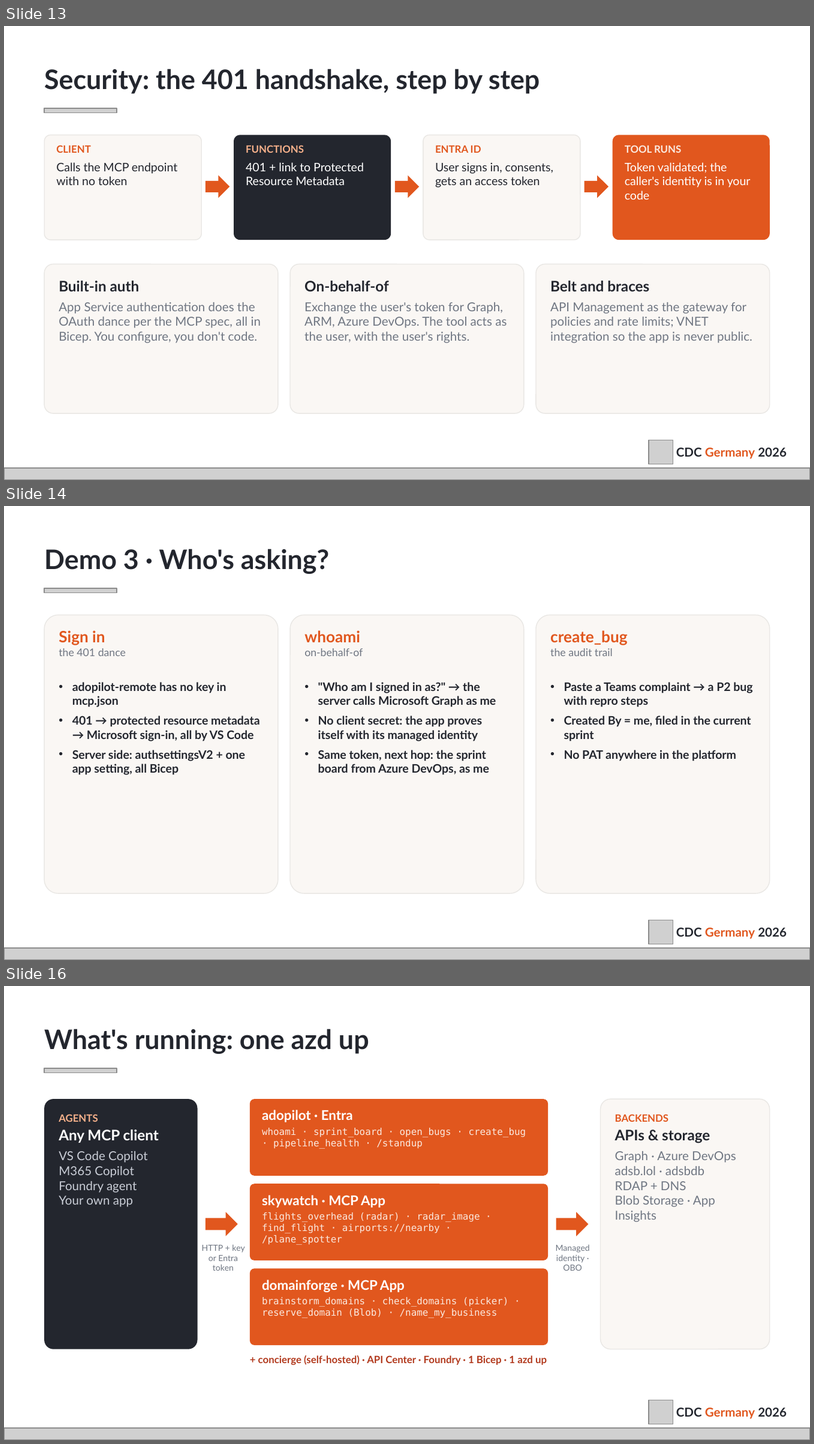
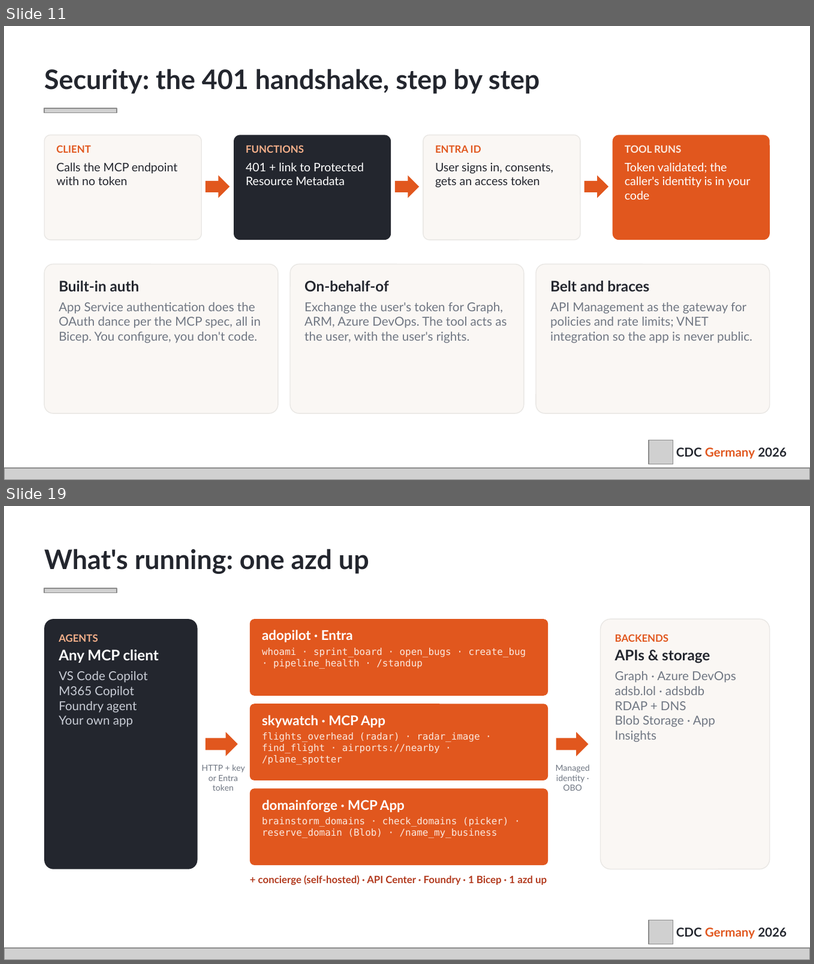
Before and after one commit to bakionur/azure-functions-mcp-cdc, a slide deck: docs/CDC2026_Okutucu_MCP-Azure-Functions.pptx. Shown one above the other, each under a label of ours: slides 13, 14 and 16 before the commit, slides 11 and 19 after it; the slides between them are not shown. The pictures are 814x1444 and 814x964 pixels, drawn with LibreOffice and Linux fonts; fonts in the diff are those of the drawing; grey boxes stand for pictures. Boxes give left, top, right and bottom in pixels: in the first picture for what was removed or moved away, otherwise in the second. Text is boxed around its words. In the diff, an @@ line names an element or a change of style, - is before the commit and + after.

```diff
--- a/docs/CDC2026_Okutucu_MCP-Azure-Functions.pptx
+++ b/docs/CDC2026_Okutucu_MCP-Azure-Functions.pptx
@@ slide 14 removed at bbox=[4, 506, 810, 960], background #FFFFFF @@
@@ text removed at bbox=[44, 549, 329, 574] @@
-Demo 3 · Who's asking?
@@ picture removed at bbox=[44, 588, 117, 593] @@
@@ rounded rectangle removed at bbox=[44, 615, 278, 893] @@
@@ text removed at bbox=[59, 630, 126, 656] @@
-Sign in
-the 401 dance
@@ rounded rectangle removed at bbox=[290, 615, 524, 893] @@
@@ text removed at bbox=[305, 630, 363, 656] @@
-whoami
-on-behalf-of
@@ rounded rectangle removed at bbox=[536, 615, 770, 893] @@
@@ text removed at bbox=[551, 630, 627, 656] @@
-create_bug
-the audit trail
@@ text removed at bbox=[72, 682, 260, 775] @@
-• adopilot-remote has no key in mcp.json
-• 401 → protected resource metadata → Microsoft sign-in, all by VS Code
-• Server side: authsettingsV2 + one app setting, all Bicep
@@ text removed at bbox=[318, 682, 497, 775] @@
-• "Who am I signed in as?" → the server calls Microsoft Graph as me
-• No client secret: the app proves itself with its managed identity
-• Same token, next hop: the sprint board from Azure DevOps, as me
@@ text removed at bbox=[564, 682, 753, 761] @@
-• Paste a Teams complaint → a P2 bug with repro steps
-• Created By = me, filed in the current sprint
-• No PAT anywhere in the platform
@@ picture removed at bbox=[649, 919, 674, 944] @@
@@ text removed at bbox=[677, 927, 787, 939] @@
-CDC Germany 2026
@@ picture removed at bbox=[4, 947, 810, 959] @@
@@ what was slide 13 is now slide 11 @@
@@ what was slide 16 is now slide 19 @@
```
Also in this commit, not shown: 3 slides changed, 7 slides added, 2 other slides removed.
